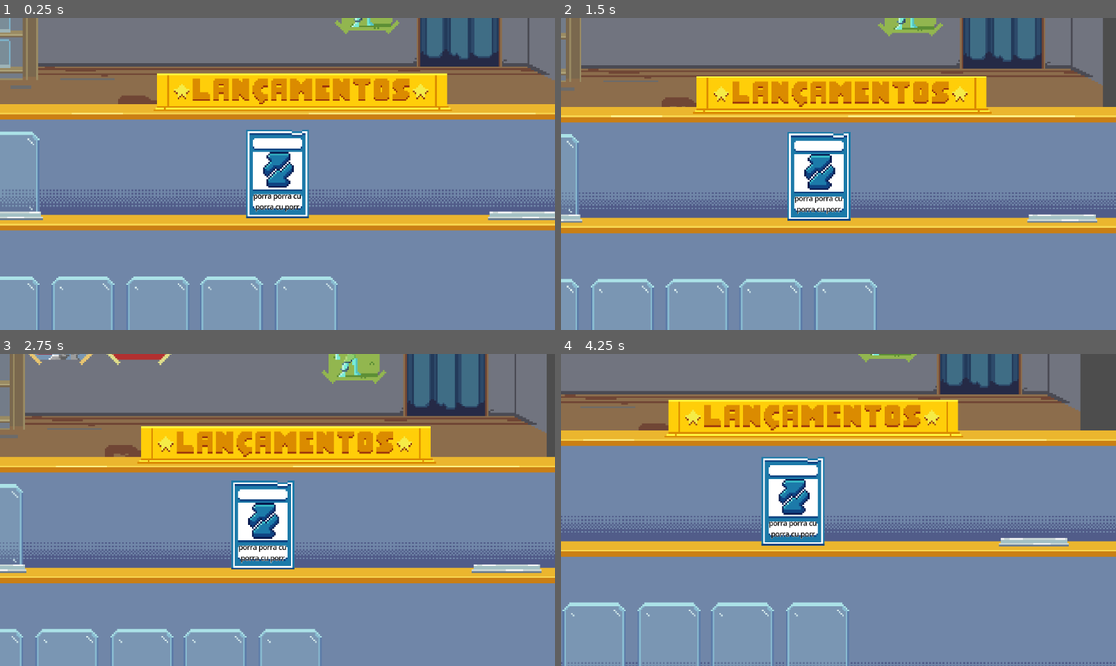
Above: before the commit, frames 1-4 (two rows, left to right).
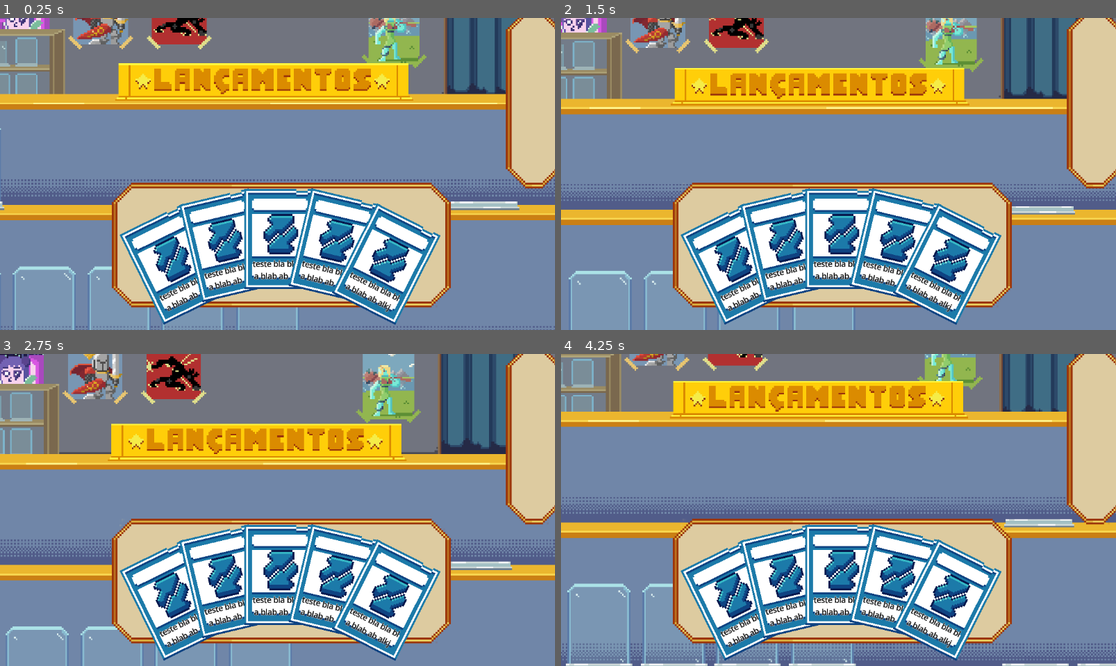
Above: after the commit, the same moments.

Repository: ingrydf12/datadeck
Game: Godot game, scene res://Fase1.tscn
Two runs of this game, one before a commit and one after it. Both use one fixed random seed, a clock stepped at 60 frames per second and the inputs below.
Inputs (mouse positions are in pixels of both pictures, inside the frame that each line leads up to):
- Up to frame 1 (0.25 s): no input
- Up to frame 2 (1.5 s): tap Enter at 0.5 s; move the mouse to (960, 158) at 0.52 s; click (960, 158) at 0.67 s; move the mouse to (727, 189) at 1.27 s; click (727, 189) at 1.42 s
- Up to frame 3 (2.75 s): move the mouse to (333, 441) at 2.02 s; click (333, 441) at 2.17 s
- Up to frame 4 (4.25 s): move the mouse to (810, 572) at 2.77 s; click (810, 572) at 2.92 s; move the mouse to (1005, 556) at 3.52 s; click (1005, 556) at 3.67 s

The runs differ from the first frame. In frame 1, 57% of the frame differs, in the area x 0-100%, y 0-100%; in frame 2, 57%; in frame 3, 57%; in frame 4, 64%.
Error before the commit: Invalid assignment of property or key 'transform' with value of type 'Transform2D' on a base object of type 'Control (carta.gd)'. (res://fase_1.gd:35)

Commit message:
hud de cartas separada, camera segue direito

Diff:
--- a/Fase1.tscn
+++ b/Fase1.tscn
@@ -6,6 +6,14 @@
 [ext_resource type="Texture2D" uid="uid://duck8qeqg00mv" path="res://assets/camadafundo1.png" id="2_5jc3a"]
 [ext_resource type="Texture2D" uid="uid://bmyul4xxdkj38" path="res://assets/prateleira_frente1.png" id="3_1wj8m"]
 [ext_resource type="PackedScene" uid="uid://c7mk3oyur7wxi" path="res://curva_mao.tscn" id="4_ud5y3"]
+[ext_resource type="Texture2D" uid="uid://dou0qyhqk7xy2" path="res://assets/image.png" id="5_1wj8m"]
+
+[sub_resource type="StyleBoxTexture" id="StyleBoxTexture_82fsy"]
+texture = ExtResource("5_1wj8m")
+texture_margin_left = 11.0
+texture_margin_top = 11.0
+texture_margin_right = 11.0
+texture_margin_bottom = 11.0
 
 [sub_resource type="Curve2D" id="Curve2D_oge7e"]
 resource_local_to_scene = true
@@ -17,6 +25,8 @@
 
 [node name="Fase1" type="Node2D"]
 script = ExtResource("1_oge7e")
+metadata/_edit_vertical_guides_ = [745.0]
+metadata/_edit_horizontal_guides_ = [493.0]
 
 [node name="Fundo" type="Parallax2D" parent="."]
 scroll_scale = Vector2(0.9, 0.9)
@@ -24,35 +34,92 @@
 [node name="Sprite2D" type="Sprite2D" parent="Fundo"]
 scale = Vector2(4, 4)
 texture = ExtResource("2_5jc3a")
+centered = false
 
 [node name="Prateleira" type="Parallax2D" parent="."]
-scroll_scale = Vector2(1.1, 1.1)
+scroll_scale = Vector2(1.15, 1.15)
 
 [node name="Sprite2D" type="Sprite2D" parent="Prateleira"]
 scale = Vector2(4, 4)
 texture = ExtResource("3_1wj8m")
-
-[node name="Cartas" type="Node2D" parent="."]
-
-[node name="Carta" parent="Cartas" instance=ExtResource("2_3jppy")]
-
-[node name="Carta2" parent="Cartas" instance=ExtResource("2_3jppy")]
-
-[node name="Carta3" parent="Cartas" instance=ExtResource("2_3jppy")]
-
-[node name="Carta4" parent="Cartas" instance=ExtResource("2_3jppy")]
-
-[node name="Carta5" parent="Cartas" instance=ExtResource("2_3jppy")]
-
-[node name="Mesa" parent="." instance=ExtResource("1_coe7y")]
-
-[node name="CurvaMao" parent="." instance=ExtResource("4_ud5y3")]
-position = Vector2(-1, 256)
-curve = SubResource("Curve2D_oge7e")
-
-[node name="Textos" type="Node" parent="."]
+centered = false
 
 [node name="Camera2D" type="Camera2D" parent="."]
+position = Vector2(730, 479.99994)
+scale = Vector2(0.85, 0.85)
 zoom = Vector2(0.885, 0.885)
+limit_left = 5
+limit_top = 10
+limit_right = 1430
+limit_bottom = 1025
 position_smoothing_enabled = true
-position_smoothing_speed = 0.3
+position_smoothing_speed = 0.5
+editor_draw_limits = true
+
+[node name="HUD" type="CanvasLayer" parent="."]
+layer = 6
+
+[node name="Mesa" parent="HUD" instance=ExtResource("1_coe7y")]
+position = Vector2(586, 197)
+scale = Vector2(1.0000001, 1.0000001)
+
+[node name="ContainerFake" type="Panel" parent="HUD"]
+offset_left = 232.0
+offset_top = 342.0
+offset_right = 408.0
+offset_bottom = 406.75
+scale = Vector2(4, 4)
+mouse_filter = 2
+theme_override_styles/panel = SubResource("StyleBoxTexture_82fsy")
+
+[node name="Cartas" type="Control" parent="HUD"]
+layout_mode = 3
+anchors_preset = 0
+offset_left = 622.0
+offset_top = 266.0
+offset_right = 622.0
+offset_bottom = 266.0
+
+[node name="Carta" parent="HUD/Cartas" instance=ExtResource("2_3jppy")]
+layout_mode = 0
+offset_left = -261.55844
+offset_top = 244.9242
+offset_right = -261.55844
+offset_bottom = 244.9242
+rotation = -0.4561905
+
+[node name="Carta2" parent="HUD/Cartas" instance=ExtResource("2_3jppy")]
+layout_mode = 0
+offset_left = -154.14948
+offset_top = 206.31781
+offset_right = -154.14948
+offset_bottom = 206.31781
+rotation = -0.23275006
+
+[node name="Carta3" parent="HUD/Cartas" instance=ExtResource("2_3jppy")]
+layout_mode = 0
+offset_left = -40.823303
+offset_top = 192.87378
+offset_right = -40.823303
+offset_bottom = 192.87378
+rotation = -0.0023192088
+
+[node name="Carta4" parent="HUD/Cartas" instance=ExtResource("2_3jppy")]
+layout_mode = 0
+offset_left = 72.53143
+offset_top = 205.98102
+offset_right = 72.53143
+offset_bottom = 205.98102
+rotation = 0.23314375
+
+[node name="Carta5" parent="HUD/Cartas" instance=ExtResource("2_3jppy")]
+layout_mode = 0
+offset_left = 179.67871
+offset_top = 245.23157
+offset_right = 179.67871
+offset_bottom = 245.23157
+rotation = 0.46832854
+
+[node name="CurvaMao" parent="HUD" instance=ExtResource("4_ud5y3")]
+position = Vector2(581, 567)
+curve = SubResource("Curve2D_oge7e")
--- a/carta.gd
+++ b/carta.gd
@@ -34,7 +34,6 @@
 
 	#vai detectar se foi soltada em cima da "mesa"
 	var areas = $Area2D.get_overlapping_areas()
-	print(areas)
 	if areas and areas[0].get_node('../').has_method('add_carta'):
 		areas[0].get_node('../').add_carta(self)
 
@@ -94,5 +93,4 @@
 	tween.set_trans(Tween.TRANS_ELASTIC)
 	tween.set_ease(Tween.EASE_OUT)
 	tween.tween_property(self, 'rotation', 0, 0.5)
-	print('oi')
 	z_index = 8
--- a/carta.tscn
+++ b/carta.tscn
@@ -77,7 +77,7 @@
 theme_override_colors/font_color = Color(0, 0, 0, 1)
 theme_override_colors/font_outline_color = Color(1, 1, 1, 1)
 theme_override_constants/outline_size = 5
-text = "porra porra cu porra cu porr"
+text = "teste bla bla bla blab ab alkj "
 horizontal_alignment = 1
 vertical_alignment = 1
 autowrap_mode = 1
--- a/fase_1.gd
+++ b/fase_1.gd
@@ -3,7 +3,8 @@
 
 # Called when the node enters the scene tree for the first time.
 func _ready() -> void:
-	distribuir_cartas()
+	pass
+	#distribuir_cartas()
 
 	#for carta in $Cartas.get_children():
 		#var texto : Label = Label.new()
@@ -23,18 +24,26 @@
 
 # Called every frame. 'delta' is the elapsed time since the previous frame.
 func _process(delta: float) -> void:
-	$Camera2D.global_position = get_global_mouse_position()
+	#var lower_lim = Vector2($Camera2D.limit_left,$Camera2D.limit_top)
+	#var upper_lim = Vector2($Camera2D.limit_right,$Camera2D.limit_bottom)
+	var meio = Vector2(740, 500)
+	var lower_lim = meio - Vector2(70,180)
+	var upper_lim = meio + Vector2(50,100)
+	$Camera2D.global_position = get_global_mouse_position().clamp(lower_lim, upper_lim)
+	pass
 
 
 
 
-func distribuir_cartas():
-	var filhos : Array[Node] = $Cartas.get_children()
-	var pontos : Array[Transform2D] = $CurvaMao.get_filler_points(filhos.size())
-	for i in range(filhos.size()):
-		filhos[i].transform = pontos[i]
-		filhos[i].position += $CurvaMao.global_position
-		filhos[i].origem = filhos[i].global_position
-		filhos[i].rotacao_original = filhos[i].rotation
+#NAO PRECISA MAIS, É AUTOMATICO NO EDITOR
+
+#func distribuir_cartas():
+	#var filhos : Array[Node] = $Cartas.get_children()
+	#var pontos : Array[Transform2D] = $CurvaMao.get_filler_points(filhos.size())
+	#for i in range(filhos.size()):
+		#filhos[i].transform = pontos[i]
+		#filhos[i].position += $CurvaMao.global_position
+		#filhos[i].origem = filhos[i].global_position
+		#filhos[i].rotacao_original = filhos[i].rotation
 
 		#filhos[i].rotation -= PI/2
--- a/mesa.gd
+++ b/mesa.gd
@@ -6,17 +6,18 @@
 func _ready() -> void:
 	pass # Replace with function body.
 
-func add_carta(node : Node2D):
+func add_carta(node : Control):
 	var t = TextureRect.new()
-	t.texture = node.get_node('./Sprite2D').texture
-	t.custom_minimum_size = Vector2(96, 128)
+	t.texture = node.get_node('./Textura').texture
+	t.custom_minimum_size = Vector2(4, 10)
+	t.expand_mode = TextureRect.EXPAND_IGNORE_SIZE
 	t.stretch_mode = TextureRect.STRETCH_KEEP_ASPECT
 	t.mouse_filter = Control.MOUSE_FILTER_IGNORE
-	$Container.add_child(t)
+	$PanelContainer/VBoxContainer.add_child(t)
 
 func desfazer():
-	if $Container.get_children().size() > 0:
-		$Container.remove_child($Container.get_children()[-1])
+	if $PanelContainer/VBoxContainer.get_children().size() > 0:
+		$PanelContainer/VBoxContainer.remove_child($PanelContainer/VBoxContainer.get_children()[-1])
 
 func _unhandled_input(event: InputEvent) -> void:
 	if event is InputEventMouseButton and event.is_pressed() and event.button_index == MouseButton.MOUSE_BUTTON_RIGHT:
--- a/mesa.tscn
+++ b/mesa.tscn
@@ -1,11 +1,19 @@
-[gd_scene load_steps=5 format=3 uid="uid://4vrucb1yp7y0"]
+[gd_scene load_steps=7 format=3 uid="uid://4vrucb1yp7y0"]
 
 [ext_resource type="Script" uid="uid://b821im6xwhjvn" path="res://mesa.gd" id="1_0f5q7"]
 [ext_resource type="Texture2D" uid="uid://dbxlbshogiqn4" path="res://mesa.png" id="2_0f5q7"]
 [ext_resource type="Texture2D" uid="uid://c07lhenti08ty" path="res://carta.png" id="3_60ub5"]
+[ext_resource type="Texture2D" uid="uid://dou0qyhqk7xy2" path="res://assets/image.png" id="4_ym3nw"]
 
 [sub_resource type="RectangleShape2D" id="RectangleShape2D_0f5q7"]
 size = Vector2(768, 252)
+
+[sub_resource type="StyleBoxTexture" id="StyleBoxTexture_0twqh"]
+texture = ExtResource("4_ym3nw")
+texture_margin_left = 11.0
+texture_margin_top = 11.0
+texture_margin_right = 11.0
+texture_margin_bottom = 11.0
 
 [node name="Mesa" type="Node2D"]
 script = ExtResource("1_0f5q7")
@@ -22,6 +30,7 @@
 texture = ExtResource("2_0f5q7")
 
 [node name="Container" type="HBoxContainer" parent="."]
+visible = false
 texture_filter = 3
 anchors_preset = 5
 anchor_left = 0.5
@@ -34,9 +43,22 @@
 mouse_filter = 2
 alignment = 1
 
-[node name="TextureRect" type="TextureRect" parent="Container"]
+[node name="PanelContainer" type="PanelContainer" parent="."]
+offset_left = 464.0
+offset_top = -214.0
+offset_right = 493.25
+offset_bottom = -121.25
+scale = Vector2(4, 4)
+theme_override_styles/panel = SubResource("StyleBoxTexture_0twqh")
+
+[node name="VBoxContainer" type="VBoxContainer" parent="PanelContainer"]
+clip_contents = true
+layout_mode = 2
+
+[node name="TextureRect" type="TextureRect" parent="PanelContainer/VBoxContainer"]
 visible = false
-custom_minimum_size = Vector2(96, 128)
+custom_minimum_size = Vector2(4, 10)
 layout_mode = 2
 texture = ExtResource("3_60ub5")
+expand_mode = 1
 stretch_mode = 4
Not shown: 1 places in Fase1.tscn that only renumber resources
